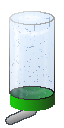
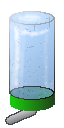
Revision of a layered 64 × 128 image; what changed, layer by layer:
painted on "water" over [10, 12, 54, 99]
